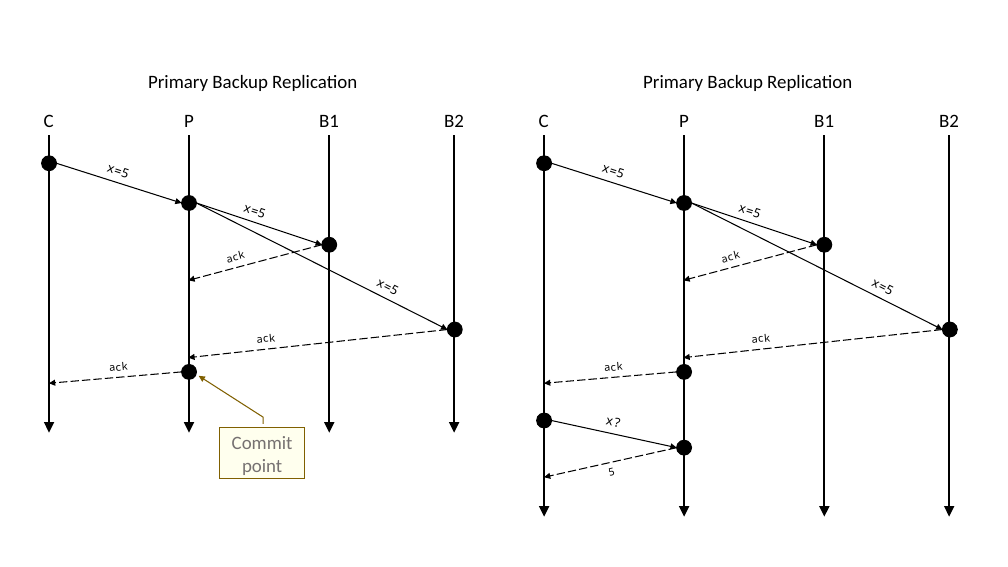
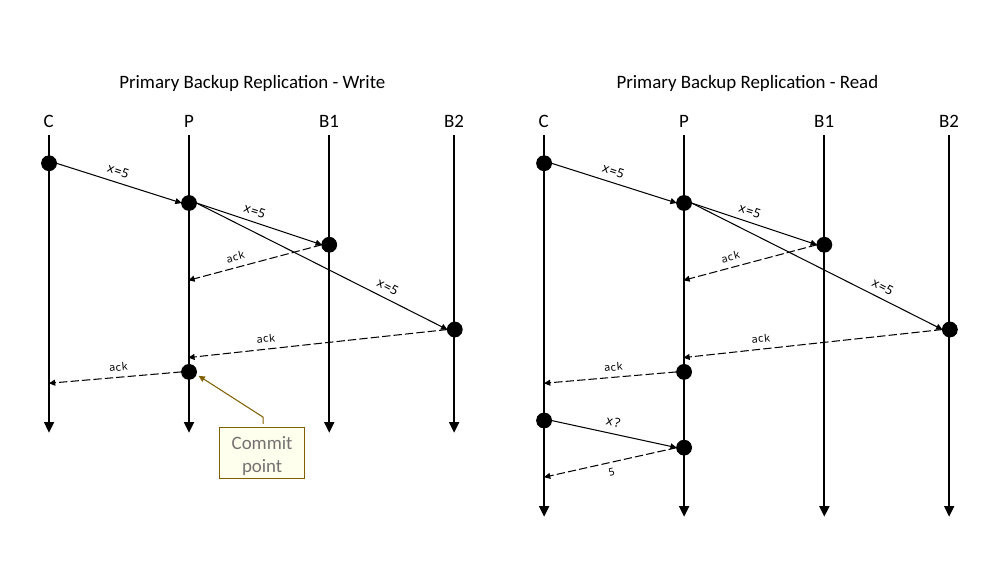
Before and after one commit to ChrisWhealy/DistributedSystemNotes, a slide deck: slide 68 of img/Diagrams.pptx. Drawn at 1008x567 pixels with LibreOffice and Linux fonts; fonts in the diff are those of the drawing. Boxes give left, top, right and bottom in pixels: in the first picture for what was removed or moved away, otherwise in the second. Text is boxed around its words. In the diff, an @@ line names an element or a change of style, - is before the commit and + after.

```diff
--- a/img/Diagrams.pptx
+++ b/img/Diagrams.pptx
@@ text at box(119, 75, 386, 91): text changed @@
-Primary Backup Replication
+Primary Backup Replication - Write
@@ text at box(617, 75, 878, 91): text changed @@
-Primary Backup Replication
+Primary Backup Replication - Read
```
Also in this commit, not shown: 1 other slide changed, 3 other files.
